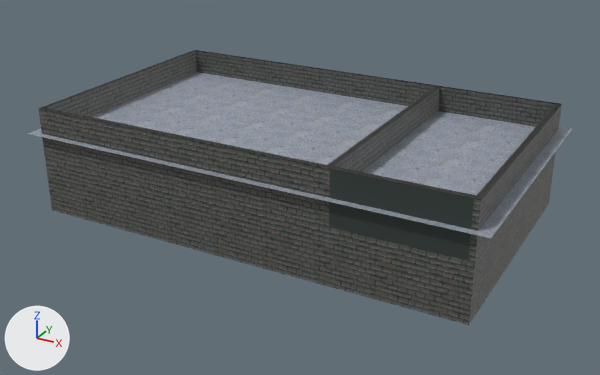
What one commit did to the glTF model Assets/Meshes/restaurant.glb.
Before and after are seen from a 50 mm lens placed at (8.87, -26.31, 13.99), pointed at (-5.36, -0.45, 1.05). Every picture has the same lights, and +X, +Y and +Z are marked at lower left. Where no turn or scale is listed for an object, it has been applied to the vertices. Vertices at the same position are counted once.

In view in the first picture: 'Ceiling', 'LevelGeo-col'.
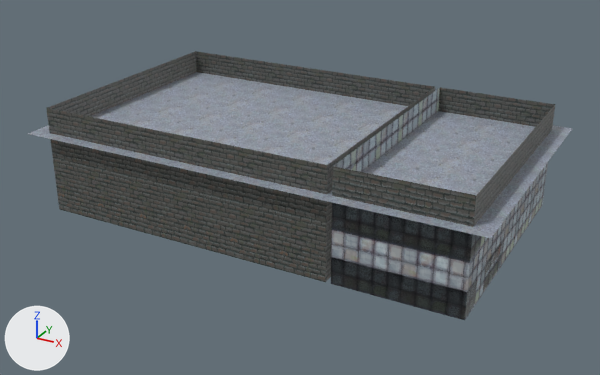
The change, as JSON lines over the scene's bpy script:
```json
{"op": "add", "block": "img_metaltrim1", "code": ["img_metaltrim1 = load_image('metaltrim1', '_unpacked/metaltrim1', 64, 64, 'sRGB')"]}
{"op": "add", "block": "mat_metaltrim", "code": ["mat_metaltrim = principled_material('metaltrim')", "mat_metaltrim.texture = img_metaltrim1"]}
{"block": "me_plane", "where": "# used by ob_levelgeo_col; location = (0.0, 0.0, 0.0)"}
{"op": "remove", "block": "me_plane", "code": "me_plane.from_pydata(...)  # 313 vertices, 532 faces; spans x -14.0..3.0, y -5.0..5.0, z 0.0..4.2"}
{"op": "add", "block": "me_plane", "code": "me_plane.from_pydata(...)  # 185 vertices, 318 faces; spans x -13.8..2.8, y -4.8..4.8, z 0.0..4.2"}
{"block": "me_plane", "change": "me_plane part 1: the loose piece of 128 vertices spanning x -14.0..3.0, y -5.0..5.0, z 0.0..4.2 is deleted"}
{"block": "me_plane", "change": "me_plane part 2: 76 kept faces spanning x -1.8..2.8, y -4.8..4.8, z 0.0..3.2 get new texture (UV) coordinates"}
{"block": "me_plane", "change": "me_plane part 3: 88 faces spanning x -1.8..2.8, y -4.8..4.8, z 0.0..4.2 switch from mat_brickwall (picture img_brickwall1) to mat_floor (picture img_tilefloor1)"}
{"op": "add", "block": "me_cube_001", "code": ["me_cube_001 = bpy.data.meshes.new('Cube.001')", "me_cube_001.from_pydata(...)  # 158 vertices, 300 faces; spans x -4.8..-0.2, y -2.8..3.5, z 0.0..3.0", "me_cube_001.materials.append(mat_metaltrim)  # picture img_metaltrim1"]}
{"op": "add", "block": "ob_furniture_col", "code": ["ob_furniture_col = bpy.data.objects.new('Furniture-col', me_cube_001)", "ob_furniture_col.location = (3.0, -2.0, 0.0)"]}
```

Boxes [x1, y1, x2, y2] around the edits, measured in the pictures (600 x 375 px):
```json
{"object": "LevelGeo-col", "change": "reshaped", "before": [38, 50, 562, 325], "after": [46, 51, 555, 320]}
{"object": "Furniture-col", "change": "added", "after": [331, 203, 503, 320], "on screen": "black"}
{"part": 1, "of": "me_plane", "change": "deleted", "before": [38, 50, 562, 325]}
{"part": 2, "of": "me_plane", "change": "surface changed", "after": [331, 162, 548, 320]}
{"part": 3, "of": "me_plane", "change": "recoloured", "before": [334, 88, 440, 172], "after": [334, 88, 440, 172]}
```
